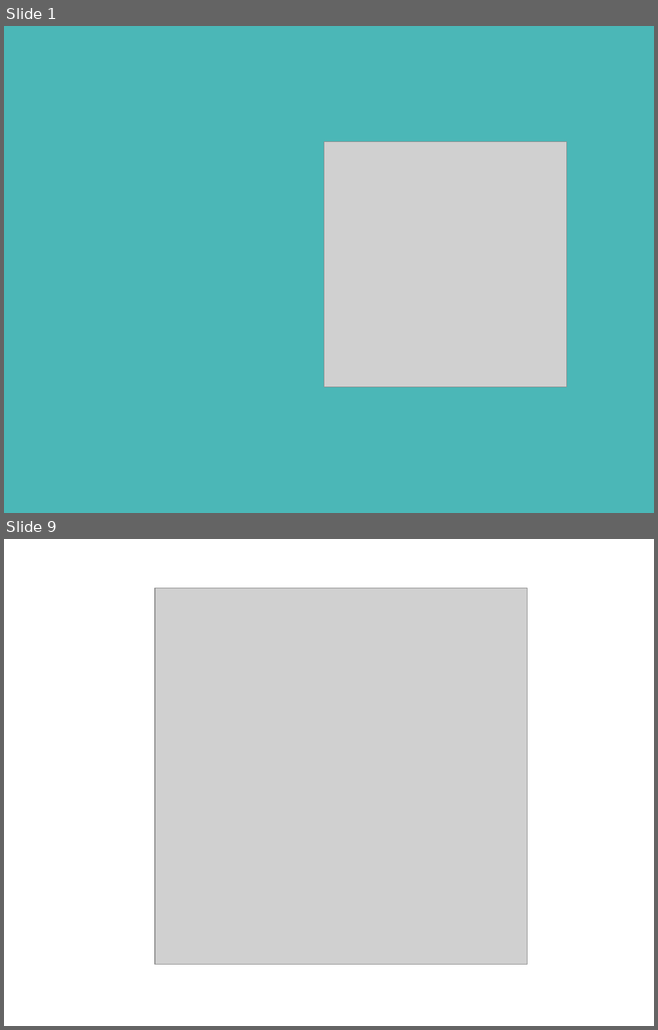
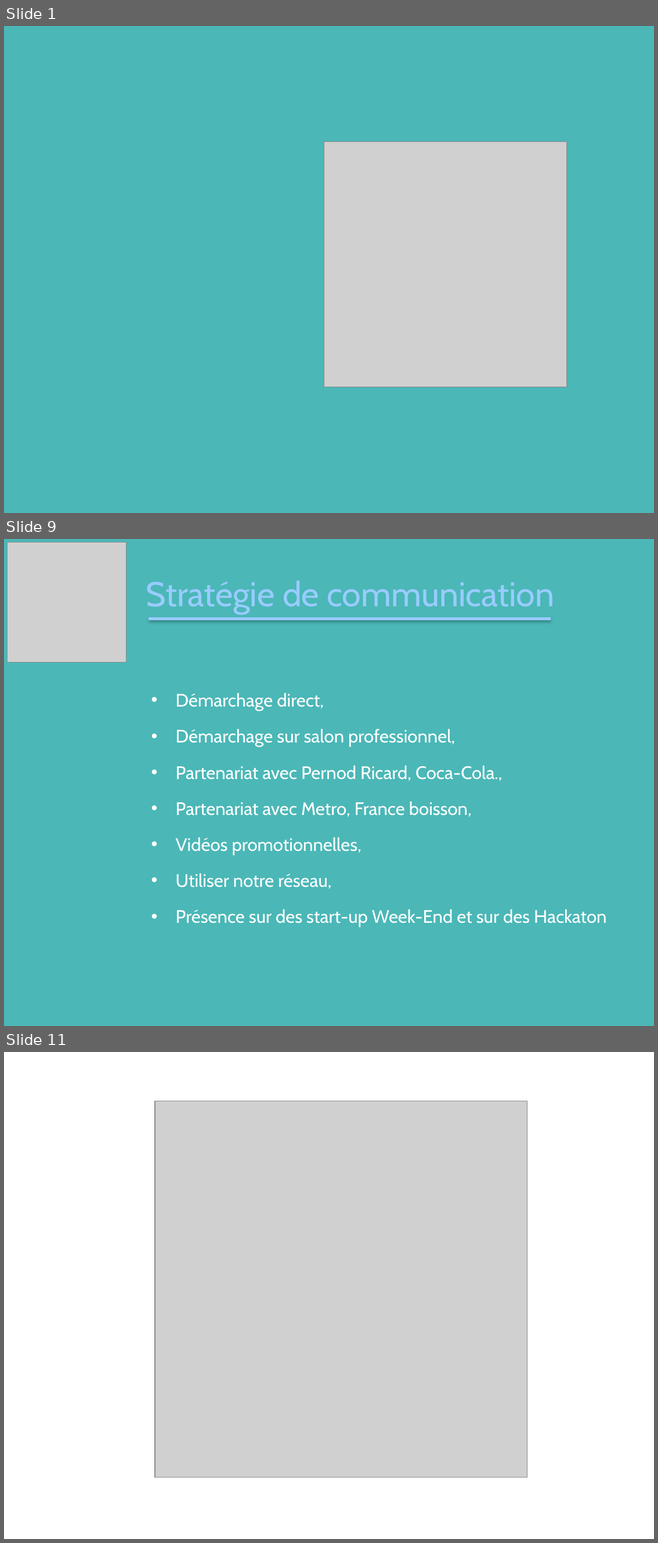
Before and after one commit to jminouflet/NightLife, a slide deck: PPT/Night Soft.pptx. Shown one above the other, each under a label of ours: slides 1 and 9 before the commit, slides 1, 9 and 11 after it; the slides between them are not shown. The pictures are 658x1030 and 658x1543 pixels, drawn with LibreOffice and Linux fonts; fonts in the diff are those of the drawing; grey boxes stand for pictures; background and template pictures are left out. Boxes give left, top, right and bottom in pixels: in the first picture for what was removed or moved away, otherwise in the second. Text is boxed around its words. In the diff, an @@ line names an element or a change of style, - is before the commit and + after.

```diff
--- a/PPT/Night Soft.pptx
+++ b/PPT/Night Soft.pptx
@@ slide 9 added at <box>4,539,654,1026</box>, background picture (left out) @@
@@ picture added at <box>7,542,126,663</box> @@
@@ title added at <box>146,581,554,614</box>, 38 pt, text #99CCFF @@
+Stratégie de communication
@@ line added from (150, 619) to (549, 619), #99CCFF 3 pt @@
@@ text added at <box>176,693,606,928</box>, 20 pt, text #FFFFFF @@
+• Démarchage direct,
+• Démarchage sur salon professionnel,
+• Partenariat avec Pernod Ricard, Coca-Cola.,
+• Partenariat avec Metro, France boisson,
+• Vidéos promotionnelles,
+• Utiliser notre réseau,
+• Présence sur des start-up Week-End et sur des Hackaton
@@ what was slide 9 is now slide 11 @@
```
Also in this commit, not shown: 6 slides changed, 2 other slides added, 1 slide removed, 2 other files.
